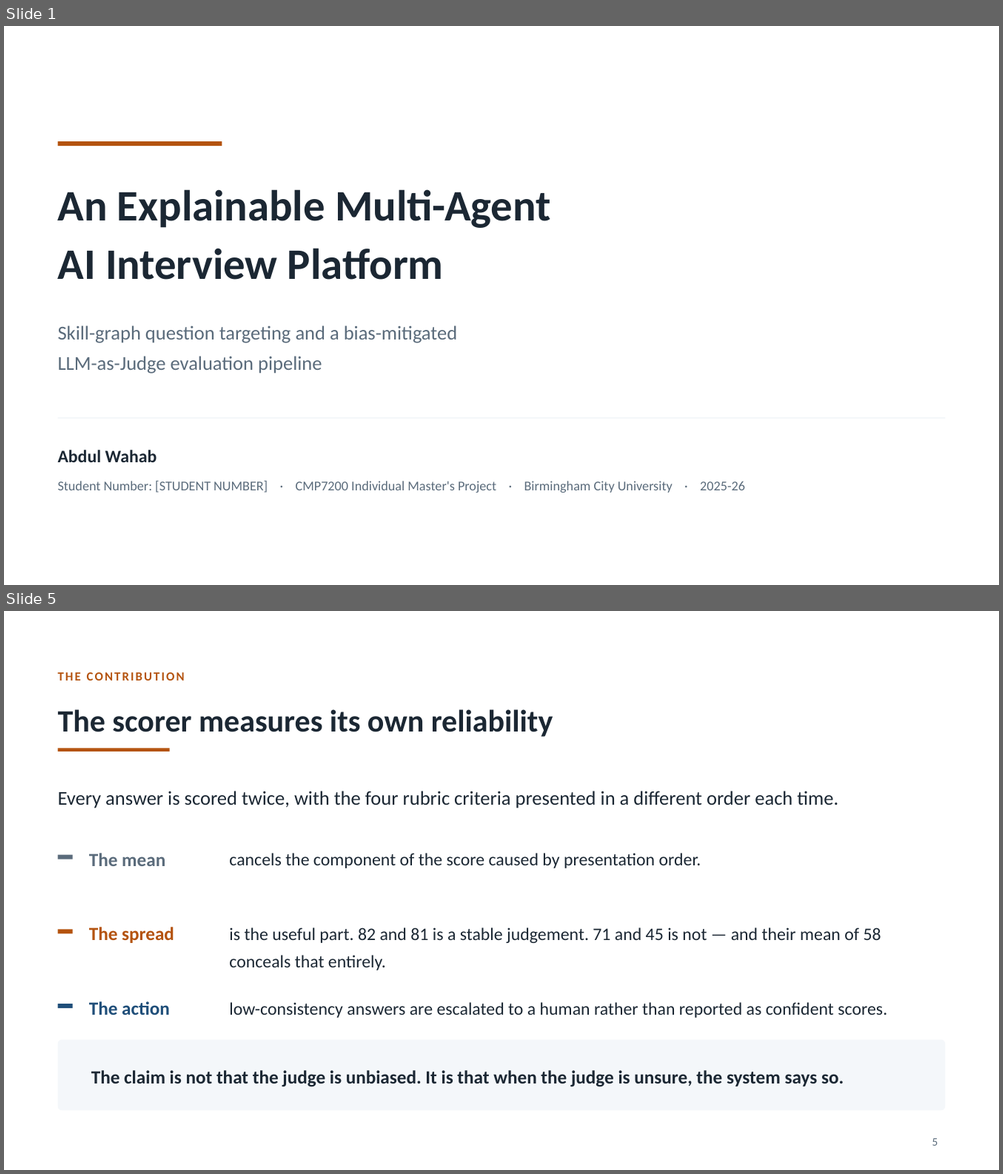
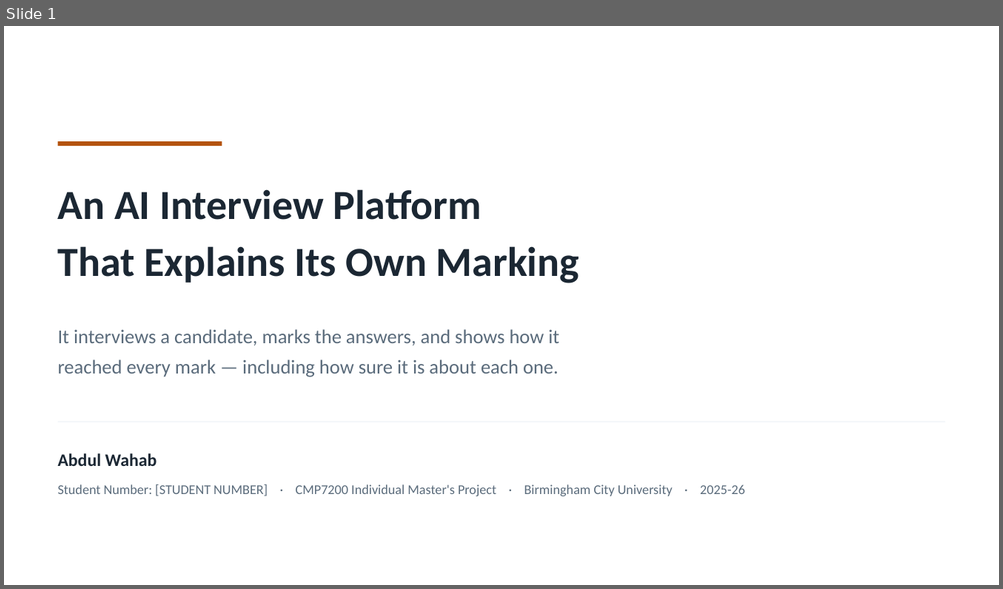
Before and after one commit to syedali254/interview_platform, a slide deck: submission/CMP7200_Viva_Presentation.pptx. Shown one above the other, each under a label of ours: slides 1 and 5 before the commit, slide 1 after it; the slides between them are not shown. The pictures are 1003x1174 and 1003x589 pixels, drawn with LibreOffice and Linux fonts; fonts in the diff are those of the drawing. Boxes give left, top, right and bottom in pixels: in the first picture for what was removed or moved away, otherwise in the second. Text is boxed around its words. In the diff, an @@ line names an element or a change of style, - is before the commit and + after.

```diff
--- a/submission/CMP7200_Viva_Presentation.pptx
+++ b/submission/CMP7200_Viva_Presentation.pptx
@@ slide 5 removed at box(4, 611, 999, 1170), background #FFFFFF @@
@@ text removed at box(58, 672, 185, 681) @@
-THE CONTRIBUTION
@@ text removed at box(58, 709, 553, 737) @@
-The scorer measures its own reliability
@@ rectangle removed at box(58, 749, 170, 752) @@
@@ text removed at box(58, 791, 838, 809) @@
-Every answer is scored twice, with the four rubric criteria presented in a different order each time.
@@ text removed at box(89, 853, 165, 866) @@
-The mean
@@ text removed at box(229, 853, 701, 869) @@
-cancels the component of the score caused by presentation order.
@@ rectangle removed at box(58, 855, 73, 860) @@
@@ rectangle removed at box(58, 930, 73, 934) @@
@@ text removed at box(89, 927, 174, 943) @@
-The spread
@@ text removed at box(229, 928, 881, 971) @@
-is the useful part. 82 and 81 is a stable judgement. 71 and 45 is not — and their mean of 58 conceals that entirely.
@@ rectangle removed at box(58, 1004, 73, 1008) @@
@@ text removed at box(89, 1002, 170, 1015) @@
-The action
@@ text removed at box(229, 1002, 887, 1018) @@
-low-consistency answers are escalated to a human rather than reported as confident scores.
@@ rounded rectangle removed at box(58, 1040, 945, 1111) @@
@@ text removed at box(91, 1071, 843, 1088) @@
-The claim is not that the judge is unbiased. It is that when the judge is unsure, the system says so.
@@ text removed at box(932, 1139, 938, 1146) @@
-5
@@ slide 1 changed as well @@
@@ text at box(58, 190, 580, 284): text changed; size 42 to 40 pt @@
-An Explainable Multi-Agent
-AI Interview Platform
+An AI Interview Platform
+That Explains Its Own Marking
@@ text at box(58, 329, 559, 378): text changed @@
-Skill-graph question targeting and a bias-mitigated
-LLM-as-Judge evaluation pipeline
+It interviews a candidate, marks the answers, and shows how it
+reached every mark — including how sure it is about each one.
@@ text "Abdul Wahab": place and size @@
-text "Abdul Wahab" at box(58, 450, 157, 463)
+text "Abdul Wahab" at box(58, 454, 157, 466)
@@ text "Student Number: [STUDENT NUMBER] · ...": place and size @@
-text "Student Number: [STUDENT NUMBER] · ..." at box(58, 481, 745, 493)
+text "Student Number: [STUDENT NUMBER] · ..." at box(58, 485, 745, 497)
```
Also in this commit, not shown: 4 other slides changed, 5 slides added, 4 other slides removed, 2 other files.
